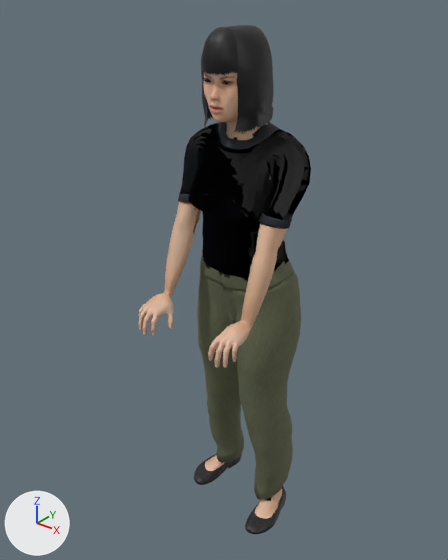
The glTF model assets/props/people-lin-stand-type-low.glb as it was, and as the next commit left it.
Rendered twice from a 50 mm camera at (0.989, -1.227, 0.643) aimed at (-0.036, 0.054, -0.151). Arrows for +X, +Y and +Z are at lower left; the lights stay in place. The older version comes first. Vertices at exactly the same position are counted once.

In view in the first picture: 'people-lin-stand-type-low'.
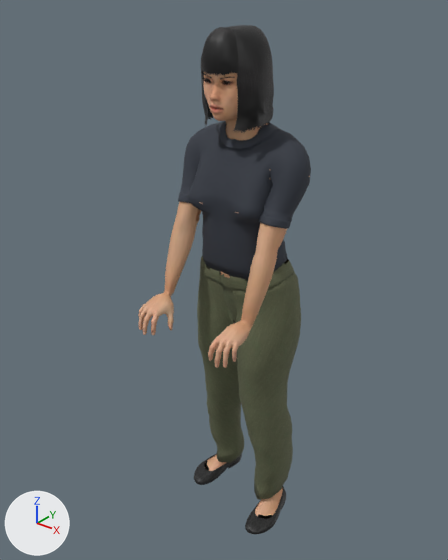
Edits to the bpy script that builds the scene:
```text
Change mat_human_toigo_basic_tucked_t_shirt:
    remove n3 = _N.new('ShaderNodeNormalMap'); n3.name = 'Normal Map'
    remove n3.uv_map = 'UVMap'
    remove n4 = _N.new('ShaderNodeTexImage'); n4.name = 'Image Texture.001'
    remove n4.image = img_t_shirt_basic_bump
    where n0 = _N.new('ShaderNodeBsdfPrincipled'); n0.name = 'Principled BSDF'
    remove _L.new(n3.outputs[0], n0.inputs[5])  # 'Normal' to 'Normal'
    remove _L.new(n4.outputs[0], n3.inputs[1])  # 'Color' to 'Color'
Change me_base_001:
    used by ob_people_lin_stand_type_low; location = (0.0, 0.0, 0.0)
    remove me_base_001.from_pydata(...)  # 25603 vertices, 49243 faces; spans x -0.2..0.2, y -0.19..0.26, z -1.0..0.54
    add me_base_001.from_pydata(...)  # 25898 vertices, 49678 faces; spans x -0.2..0.2, y -0.19..0.26, z -1.0..0.54
    me_base_001 part 1: 1619 vertices moved within x -0.19..0.18, y -0.19..0.25, z -1.0..0.54; 616 vertices removed from x -0.19..0.18, y -0.19..0.25, z -1.0..0.54; 923 vertices added at x -0.19..0.18, y -0.18..0.25, z -1.0..0.54
    other edits to the shape of me_base_001 do not show in these pictures
```

Boxes (x1, y1, x2, y2) around the edits, measured in the pictures (448 x 560 px; the box of a moved part takes in the faces that stretch with it):
'people-lin-stand-type-low', surface changed, reshaped: (138, 25, 311, 534) in both
part 1 of me_base_001, moved or reshaped: (140, 25, 288, 534) in both
